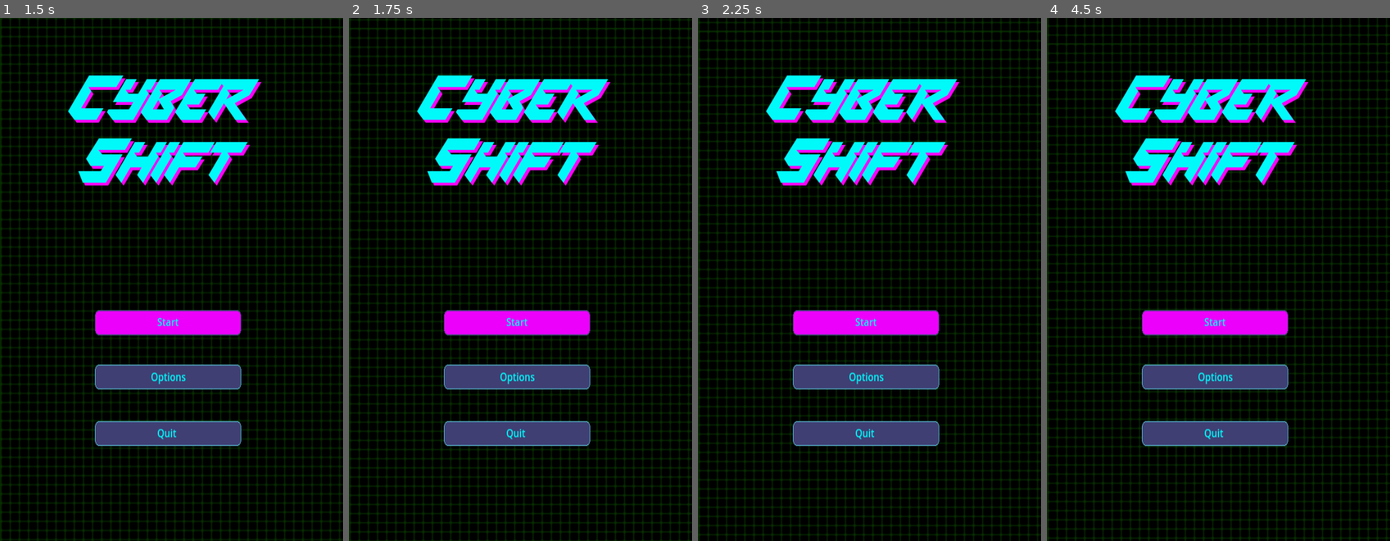
Above: before the commit, frames 1-4 (left to right).
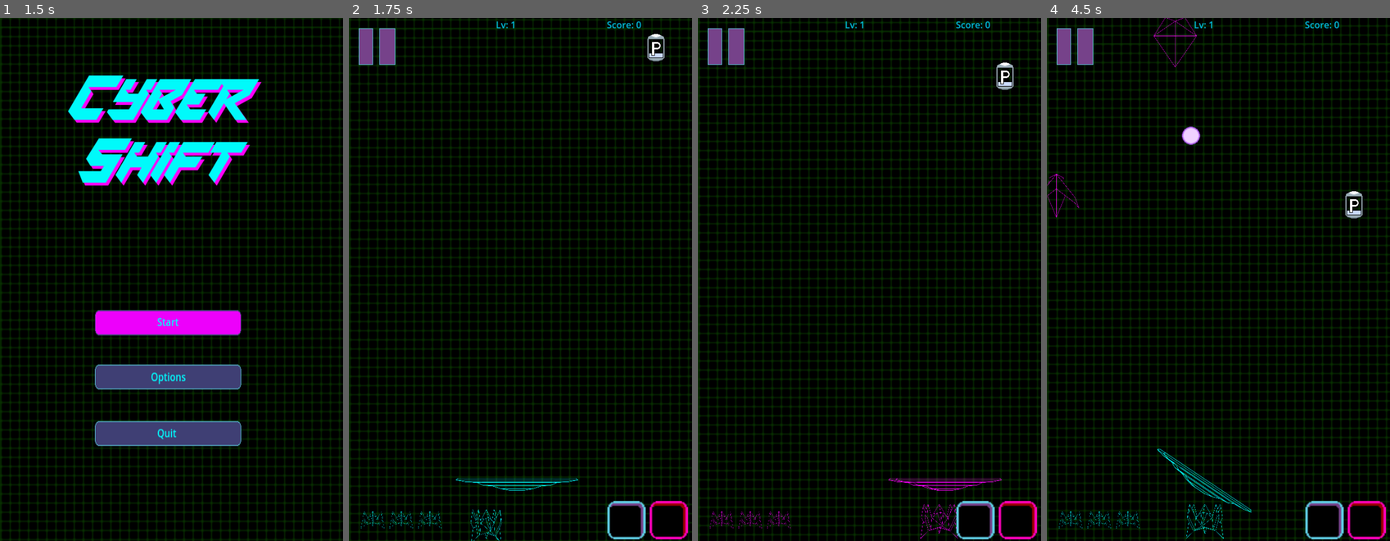
Above: after the commit, the same moments.

Repository: dommie123/Bullet_Hell
Game: Godot game, scene res://nodes/title.tscn
The game is run twice, just before and just after one commit, with the same random seed, the same clock (stepped at 60 frames per second) and the same inputs. Sound files missing from this copy of the repository are replaced by a short silence.
Inputs (mouse positions are in pixels of both pictures, inside the frame that each line leads up to):
- Up to frame 1 (1.5 s): click "Start" at 0.5 s; click (168, 326) at 1.25 s, where only the run before the commit has a clickable "Start"
- Up to frame 2 (1.75 s): no input
- Up to frame 3 (2.25 s): move the mouse to (944, 253) at 2.02 s; hold D (kbjs_move_right) from 2.03 s (still down); tap Space (shift) at 2.1 s
- Up to frame 4 (4.5 s): move the mouse to (1149, 305) at 2.77 s; release D (kbjs_move_right) at 2.78 s; hold S (kbjs_move_down) 2.78-3.53 s; click (1149, 305) at 2.85 s; tap Space (shift) at 3.05, 3.8, 4.35 s; move the mouse to (1252, 164) at 3.52 s; hold D (kbjs_move_right) 3.53-4.28 s; hold Right mouse button (rotate_right) 3.53-4.28 s; move the mouse to (1201, 384) at 4.27 s; hold W (kbjs_move_up) from 4.28 s (still down)

Frame 1 is identical in both runs. In frame 2, 15% of the frame differs, in the area x 2-99%, y 0-100%; in frame 3, 15%; in frame 4, 16%, in the area x 0-99%, y 0-100%.
Error after the commit: Attempt to call function 'get_as_text' in base 'null instance' on a null instance. (res://scripts/Main.gd:54)

Commit message:
One final minor fix

Diff:
--- a/nodes/enemy.tscn
+++ b/nodes/enemy.tscn
@@ -17,8 +17,8 @@
 [ext_resource type="Texture2D" uid="uid://ctanppjcjl1ge" path="res://assets/Enemies/Megabyte/Megabyte frame 2.svg" id="13_ubfer"]
 [ext_resource type="Texture2D" uid="uid://yaw0hq61b3r3" path="res://assets/Enemies/Megabyte/Megabyte frame 3.svg" id="14_8723t"]
 [ext_resource type="Texture2D" uid="uid://m8qfv1ecdpxb" path="res://assets/Enemies/Megabyte/Megabyte frame 4.svg" id="15_rdnv1"]
-[ext_resource type="AudioStream" uid="uid://boguqw4j860pl" path="res://assets/Audio/SFX/SFX_enemy_death.mp3" id="18_ra4rr"]
-[ext_resource type="AudioStream" uid="uid://c4qwymqefa8su" path="res://assets/Audio/SFX/SFX_shoot.mp3" id="19_kdkp5"]
+[ext_resource type="AudioStream" uid="uid://c4qwymqefa8su" path="res://assets/Audio/SFX/SFX_shoot.mp3" id="18_bwy5j"]
+[ext_resource type="AudioStream" uid="uid://boguqw4j860pl" path="res://assets/Audio/SFX/SFX_enemy_death.mp3" id="19_l7ddm"]
 
 [sub_resource type="ShaderMaterial" id="ShaderMaterial_q6443"]
 resource_local_to_scene = true
@@ -270,14 +270,13 @@
 position = Vector2(1, 2)
 shape = SubResource("CircleShape2D_xaw2t")
 
+[node name="SFX_enemy_shoot" type="AudioStreamPlayer2D" parent="."]
+stream = ExtResource("18_bwy5j")
+bus = &"Sound Effects"
+
 [node name="SFX_enemy_die" type="AudioStreamPlayer2D" parent="."]
-stream = ExtResource("18_ra4rr")
-volume_db = 15.0
+stream = ExtResource("19_l7ddm")
 bus = &"Sound Effects"
-
-[node name="SFX_enemy_shoot" type="AudioStreamPlayer2D" parent="."]
-stream = ExtResource("19_kdkp5")
-volume_db = 15.0
 
 [connection signal="body_entered" from="." to="." method="_on_area_2d_body_entered"]
 [connection signal="screen_entered" from="VisibleOnScreenNotifier2D" to="." method="_on_visible_on_screen_notifier_2d_screen_entered"]
--- a/nodes/enemy_spawner.tscn
+++ b/nodes/enemy_spawner.tscn
@@ -11,6 +11,7 @@
 enemyCount = 5
 
 [node name="SpawnTimer" type="Timer" parent="."]
+wait_time = 2.0
 autostart = true
 
 [connection signal="timeout" from="SpawnTimer" to="." method="_on_spawn_timer_timeout"]
--- a/nodes/player.tscn
+++ b/nodes/player.tscn
@@ -162,7 +162,6 @@
 [node name="AudioStreamPlayer2D" type="AudioStreamPlayer2D" parent="."]
 stream = ExtResource("15_6pw8u")
 volume_db = 15.0
-max_polyphony = 20
 bus = &"Sound Effects"
 
 [node name="SFX_PowerUp" type="AudioStreamPlayer2D" parent="."]
--- a/project.godot
+++ b/project.godot
@@ -12,7 +12,7 @@
 
 config/name="Bullet_Hell"
 run/main_scene="res://nodes/title.tscn"
-config/features=PackedStringArray("4.2", "GL Compatibility")
+config/features=PackedStringArray("4.0", "GL Compatibility")
 config/icon="res://icon.svg"
 
 [display]
--- a/scripts/Main.gd
+++ b/scripts/Main.gd
@@ -39,8 +39,8 @@
 func _ready():
 	level = 1
 	phase = 1
-	maxEnemiesPerSpawner = 20
-	currentEnemiesPerSpawner = 5
+	maxEnemiesPerSpawner = 15
+	currentEnemiesPerSpawner = 2
 	currentSpawners = 2
 	activeSpawners = currentSpawners
 	active_enemies = currentEnemiesPerSpawner * currentSpawners
@@ -104,8 +104,7 @@
 	$UI/CanvasLayer/WinPanel.set_deferred("visible", true)
 	$UI/CanvasLayer/WinPanel/PlayAgainButton.grab_focus()
 	get_tree().paused = true
-#	active_enemies += 1
-#	enemy_disappear_routine()
+
 
 func _on_enemy_enemy_killed():
 	update_score.emit(100)
--- a/scripts/Player.gd
+++ b/scripts/Player.gd
@@ -67,17 +67,11 @@
 		var leftStrength = Input.get_action_strength("kbjs_move_left") * (speed * delta)
 		var rightStrength = Input.get_action_strength("kbjs_move_right") * (speed * delta)
 		position.x += leftStrength - rightStrength if controlsReversed else -leftStrength + rightStrength
-#		var playerPosX = position.x - leftStrength + rightStrength if not controlsReversed else position.x + leftStrength - rightStrength
-#		playerPosX *= speed * delta
-#		position.x = clamp(playerPosX, 64, screen_bounds.x - 64)
 
 		if not yIsLocked:
 			var upStrength = Input.get_action_strength("kbjs_move_up") * (speed * delta)
 			var downStrength = Input.get_action_strength("kbjs_move_down") * (speed * delta)
 			position.y += upStrength - downStrength if not controlsReversed else -upStrength + downStrength
-#			var playerPosY = position.y + upStrength - downStrength if not controlsReversed else position.y - upStrength + downStrength
-#			playerPosY *= speed * delta
-#			position.y = clamp(playerPosY, screen_bounds.y - 100, screen_bounds.y)
 
 	if Input.is_action_pressed("rotate_left") and Input.is_action_pressed("rotate_right"):
 		rotation = 0
@@ -120,7 +114,6 @@
 		set_collision_layer_value(2,false)#sets ship and paddle collision magenta to false
 		set_collision_layer_value(4,false)
 
-#		set_collision_layer_value(1,true)#sets ship and paddle collision cyan to true
 		set_collision_layer_value(3,true)
 
 		set_collision_mask_value(5,true) #sets enemy collision
@@ -131,9 +124,6 @@
 
 
 func _on_body_entered(body):
-	# TODO reflect ONLY when color is same as bullet
-	#print(body.name)
-	#if "Bullet" in body.name:
 	play_audio(reflect_sound)
 	update_bullet(body)
 
@@ -161,10 +151,7 @@
 
 	$PowerupTimer.start()
 
-	if currentPowerup == 3:
-		# TODO increase player ship speed
-		pass
-	elif currentPowerup == 5:
+	if currentPowerup == 5:
 		yIsLocked = false
 	elif currentPowerup == 7:
 		lives += 1
@@ -196,12 +183,6 @@
 		bullet.damage += 1
 	elif currentPowerup == 2:
 		bullet.pierce += 1
-	elif currentPowerup == 4:
-##		bullet.scale *= 2
-#		bullet.global_scale(Vector2(2, 2))
-##		bullet.get_child(1).set_deferred("scale", Vector2(2, 2))
-#		print("Scale: (%s, %s)" % [bullet.scale.x, bullet.scale.y])
-		pass
 
 
 func _on_curse_timer_timeout():
--- a/scripts/enemy.gd
+++ b/scripts/enemy.gd
@@ -108,7 +108,7 @@
 # Called every frame. 'delta' is the elapsed time since the previous frame.
 func _process(delta):
 	if currentState == STATE.DEAD:
-		const pwrDropChance = 50
+		const pwrDropChance = 10
 		var pwrDropRoll = randi_range(1, pwrDropChance)
 
 		if pwrDropRoll % pwrDropChance == 0:
--- a/scripts/title.gd
+++ b/scripts/title.gd
@@ -23,6 +23,8 @@
 
 func _on_start_button_pressed():
 	SFX_Comfirm.play()
+	$TitleCanvas/TitleInterface/StartButton.set_deferred("disabled", true)
+	$TitleCanvas/TitleInterface/QuitButton.set_deferred("disabled", true)
 	await SFX_Comfirm.finished
 	get_tree().change_scene_to_file("res://nodes/main.tscn")
 
Binary file added: itch/background.jpg
Not shown, added: itch/background.jpg.import
Not shown: 1 places in nodes/bullet.tscn that only renumber resources
Not shown: 1 places in nodes/enemy.tscn that only renumber resources
Not shown: 1 places in nodes/player.tscn that only renumber resources
Not shown: 1 places in nodes/title.tscn that only renumber resources
Not shown: 1 places in nodes/ui.tscn that only renumber resources
